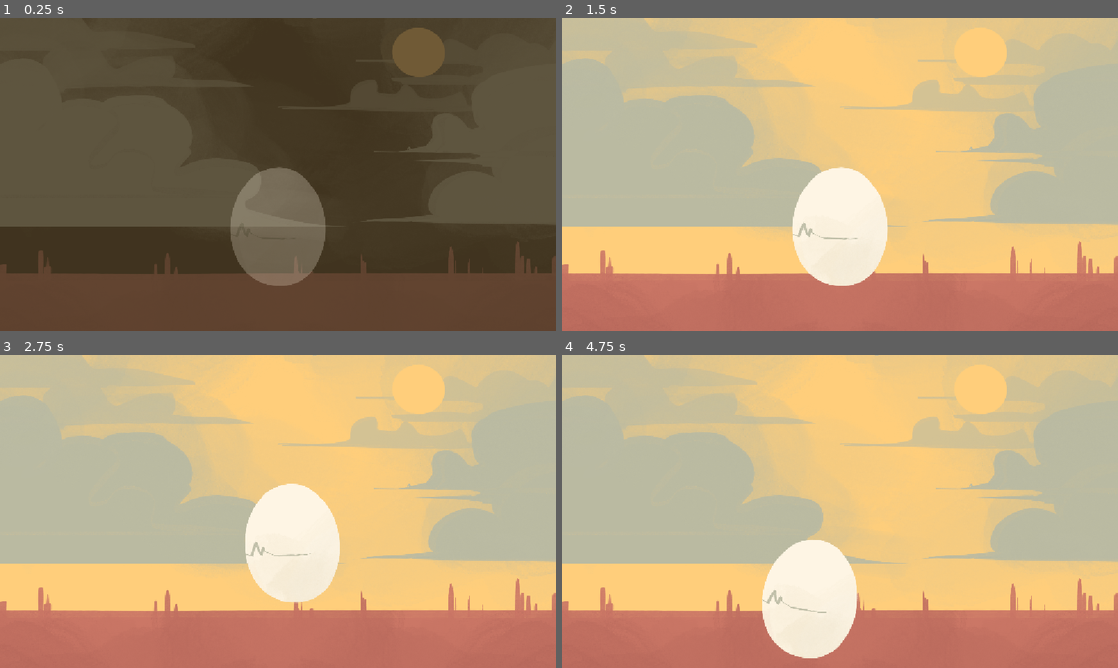
Above: before the commit, frames 1-4 (two rows, left to right).
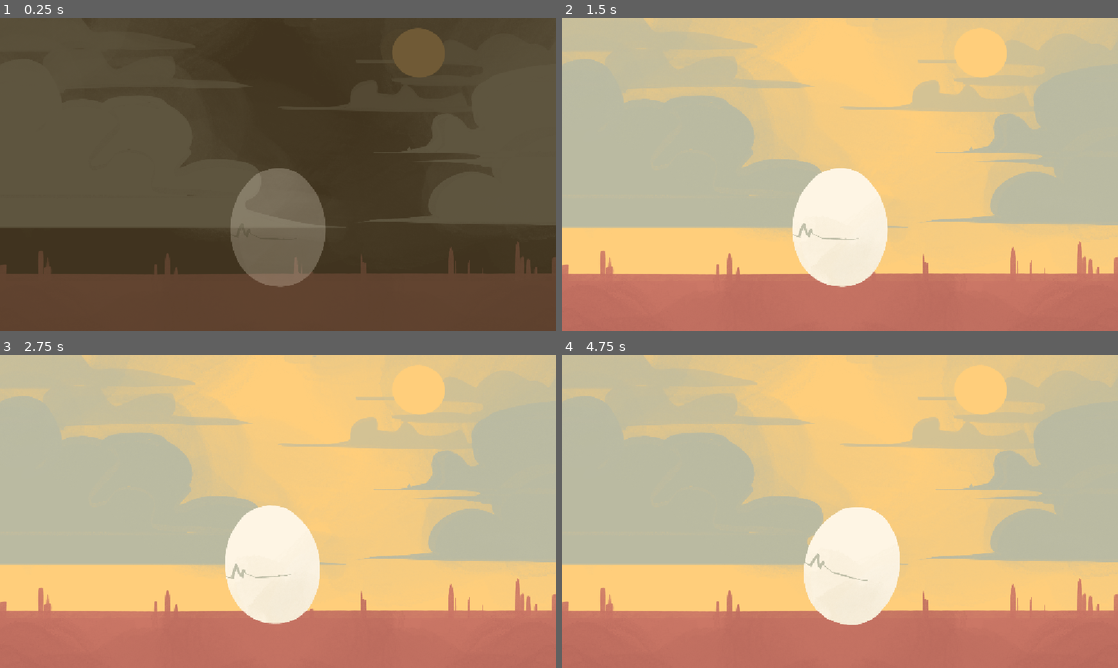
Above: after the commit, the same moments.

Repository: crissoll/Fail-Safe-Game-Jam
Game: Godot game, scene res://scenes/scenes/cutscene_1.tscn
The game is run twice, just before and just after one commit, with the same random seed, the same clock (stepped at 60 frames per second) and the same inputs. This scene is started directly instead of the project's main scene.
Inputs:
- Up to frame 1 (0.25 s): no input
- Up to frame 2 (1.5 s): tap Enter (reset_level) at 0.5, 1.25 s; hold D (right) 0.53-1.28 s; tap Space (switch_dimension) at 0.6, 1.35 s; hold Up (slow_down) from 1.28 s (still down)
- Up to frame 3 (2.75 s): release Up (slow_down) at 2.03 s; hold D (right) from 2.03 s (still down); tap Space (switch_dimension) at 2.1 s
- Up to frame 4 (4.75 s): tap Space (switch_dimension) at 2.85, 3.6, 4.35 s; release D (right) at 3.53 s; hold A (left) from 3.53 s (still down)

The runs differ from the first frame. In frame 1, less than 0.1% of the frame differs, in the area x 43-94%, y 3-86%; in frame 2, 0.7%; in frame 3, 4.3%; in frame 4, 7.0%, in the area x 0-100%, y 0-97%.

Commit message:
ray added

Diff:
--- a/first-prototype----dropper-/scenes/scenes/cutscene_1.tscn
+++ b/first-prototype----dropper-/scenes/scenes/cutscene_1.tscn
@@ -3,7 +3,9 @@
 [ext_resource type="Texture2D" uid="uid://bkkljtcmsi4sg" path="res://assets/cutscene_1/cutscene_1_color.png" id="1_eoo1b"]
 [ext_resource type="Texture2D" uid="uid://d2tckt40jhhu2" path="res://assets/cutscene_1/cutscene_1_clouds.png" id="2_rhj2p"]
 [ext_resource type="Texture2D" uid="uid://cbimcydup2uww" path="res://assets/cutscene_1/cutscene_1_ground.png" id="3_tclaf"]
+[ext_resource type="Texture2D" uid="uid://cvlkks3yvj6lp" path="res://assets/cutscene_1/RayCracked.png" id="4_tclaf"]
 [ext_resource type="Texture2D" uid="uid://b2l2uvo8wg4bv" path="res://assets/cutscene_1/cutscene_1_egg.png" id="4_vl4t2"]
+[ext_resource type="Texture2D" uid="uid://bijyemxugcce3" path="res://assets/cutscene_1/EggCracked.png" id="5_rhj2p"]
 
 [sub_resource type="Animation" id="Animation_5b40d"]
 length = 0.001
@@ -30,6 +32,54 @@
 "transitions": PackedFloat32Array(1),
 "update": 0,
 "values": [0.0]
+}
+tracks/2/type = "value"
+tracks/2/imported = false
+tracks/2/enabled = true
+tracks/2/path = NodePath("Camera2D:zoom")
+tracks/2/interp = 1
+tracks/2/loop_wrap = true
+tracks/2/keys = {
+"times": PackedFloat32Array(0),
+"transitions": PackedFloat32Array(1),
+"update": 0,
+"values": [Vector2(1.5, 1.5)]
+}
+tracks/3/type = "value"
+tracks/3/imported = false
+tracks/3/enabled = true
+tracks/3/path = NodePath("Shot1/EggPivot/Cutscene1Egg:texture")
+tracks/3/interp = 1
+tracks/3/loop_wrap = true
+tracks/3/keys = {
+"times": PackedFloat32Array(0),
+"transitions": PackedFloat32Array(1),
+"update": 1,
+"values": [ExtResource("4_vl4t2")]
+}
+tracks/4/type = "value"
+tracks/4/imported = false
+tracks/4/enabled = true
+tracks/4/path = NodePath("Shot1/RayCracked:visible")
+tracks/4/interp = 1
+tracks/4/loop_wrap = true
+tracks/4/keys = {
+"times": PackedFloat32Array(0),
+"transitions": PackedFloat32Array(1),
+"update": 1,
+"values": [false]
+}
+tracks/5/type = "value"
+tracks/5/imported = false
+tracks/5/enabled = true
+tracks/5/path = NodePath("Shot1/EggPivot/Cutscene1Egg:visible")
+tracks/5/interp = 1
+tracks/5/loop_wrap = true
+tracks/5/keys = {
+"times": PackedFloat32Array(0),
+"transitions": PackedFloat32Array(1),
+"update": 1,
+"values": [true]
 }
 
 [sub_resource type="Animation" id="Animation_ow1ra"]
@@ -57,7 +107,55 @@
 "times": PackedFloat32Array(1.5, 1.7, 1.9, 2.1, 2.3, 3, 3.2, 3.4, 3.6, 3.8, 4.5, 4.7, 4.9, 5.1, 5.3),
 "transitions": PackedFloat32Array(1, 1, 1, 1, 1, 1, 1, 1, 1, 1, 1, 1, 1, 1, 1),
 "update": 0,
-"values": [0.0, 0.10471976, -0.10471976, 0.06981317, 0.0, 0.0, 0.13962634015954636, -0.13962634015954636, 0.06981317, 0.0, 0.0, 0.20943951023931956, -0.20943951023931956, 0.06981317, 0.0]
+"values": [0.0, 0.10471976, -0.10471976, 0.06981317, 0.0, 0.0, 0.20943951023931956, -0.20943951023931956, 0.06981317, 0.0, 0.0, 0.3490658503988659, -0.3490658503988659, 0.13962634015954636, 0.0]
+}
+tracks/2/type = "value"
+tracks/2/imported = false
+tracks/2/enabled = true
+tracks/2/path = NodePath("Camera2D:zoom")
+tracks/2/interp = 2
+tracks/2/loop_wrap = true
+tracks/2/keys = {
+"times": PackedFloat32Array(5.5, 7.5, 8.1, 9),
+"transitions": PackedFloat32Array(1, 1, 1, 1),
+"update": 0,
+"values": [Vector2(1, 1), Vector2(1.4, 1.4), Vector2(1.5, 1.5), Vector2(1.3, 1.3)]
+}
+tracks/3/type = "value"
+tracks/3/imported = false
+tracks/3/enabled = true
+tracks/3/path = NodePath("Shot1/EggPivot/Cutscene1Egg:texture")
+tracks/3/interp = 1
+tracks/3/loop_wrap = true
+tracks/3/keys = {
+"times": PackedFloat32Array(0, 8.1),
+"transitions": PackedFloat32Array(1, 1),
+"update": 1,
+"values": [ExtResource("4_vl4t2"), ExtResource("5_rhj2p")]
+}
+tracks/4/type = "value"
+tracks/4/imported = false
+tracks/4/enabled = true
+tracks/4/path = NodePath("Shot1/RayCracked:visible")
+tracks/4/interp = 1
+tracks/4/loop_wrap = true
+tracks/4/keys = {
+"times": PackedFloat32Array(0, 9),
+"transitions": PackedFloat32Array(1, 1),
+"update": 1,
+"values": [false, true]
+}
+tracks/5/type = "value"
+tracks/5/imported = false
+tracks/5/enabled = true
+tracks/5/path = NodePath("Shot1/EggPivot/Cutscene1Egg:visible")
+tracks/5/interp = 1
+tracks/5/loop_wrap = true
+tracks/5/keys = {
+"times": PackedFloat32Array(0, 9),
+"transitions": PackedFloat32Array(1, 1),
+"update": 1,
+"values": [true, false]
 }
 
 [sub_resource type="AnimationLibrary" id="AnimationLibrary_2yhrg"]
@@ -77,6 +175,7 @@
 
 [node name="Shot1" type="Node2D" parent="." unique_id=1766419952]
 modulate = Color(1, 1, 1, 0)
+position = Vector2(0, 1)
 
 [node name="Cutscene1Color" type="Sprite2D" parent="Shot1" unique_id=92089182]
 position = Vector2(576, 324)
@@ -93,15 +192,24 @@
 scale = Vector2(0.5, 0.5)
 texture = ExtResource("3_tclaf")
 
+[node name="RayCracked" type="Sprite2D" parent="Shot1" unique_id=1861731537]
+visible = false
+position = Vector2(576, 325)
+scale = Vector2(0.5, 0.5)
+texture = ExtResource("4_tclaf")
+
 [node name="EggPivot" type="Node2D" parent="Shot1" unique_id=852841622]
+position = Vector2(577, 550)
 
 [node name="Cutscene1Egg" type="Sprite2D" parent="Shot1/EggPivot" unique_id=699106993]
-position = Vector2(576, 324)
+position = Vector2(-1, -226)
 scale = Vector2(0.5, 0.5)
 texture = ExtResource("4_vl4t2")
 
 [node name="Camera2D" type="Camera2D" parent="." unique_id=307949115]
-position = Vector2(576, 324)
+position = Vector2(579, 423)
+enabled = false
+zoom = Vector2(1.5, 1.5)
 
 [node name="AnimationPlayer" type="AnimationPlayer" parent="." unique_id=2087045218]
 libraries/ = SubResource("AnimationLibrary_2yhrg")
Binary file added: first-prototype----dropper-/assets/cutscene_1/RayCracked.png
Not shown, added: first-prototype----dropper-/assets/cutscene_1/RayCracked.png.import
